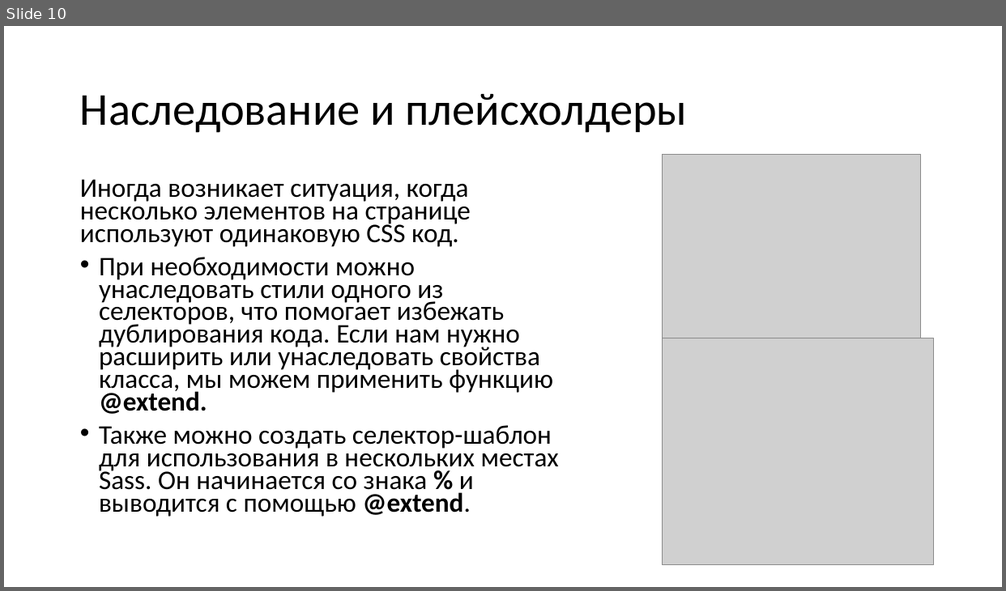
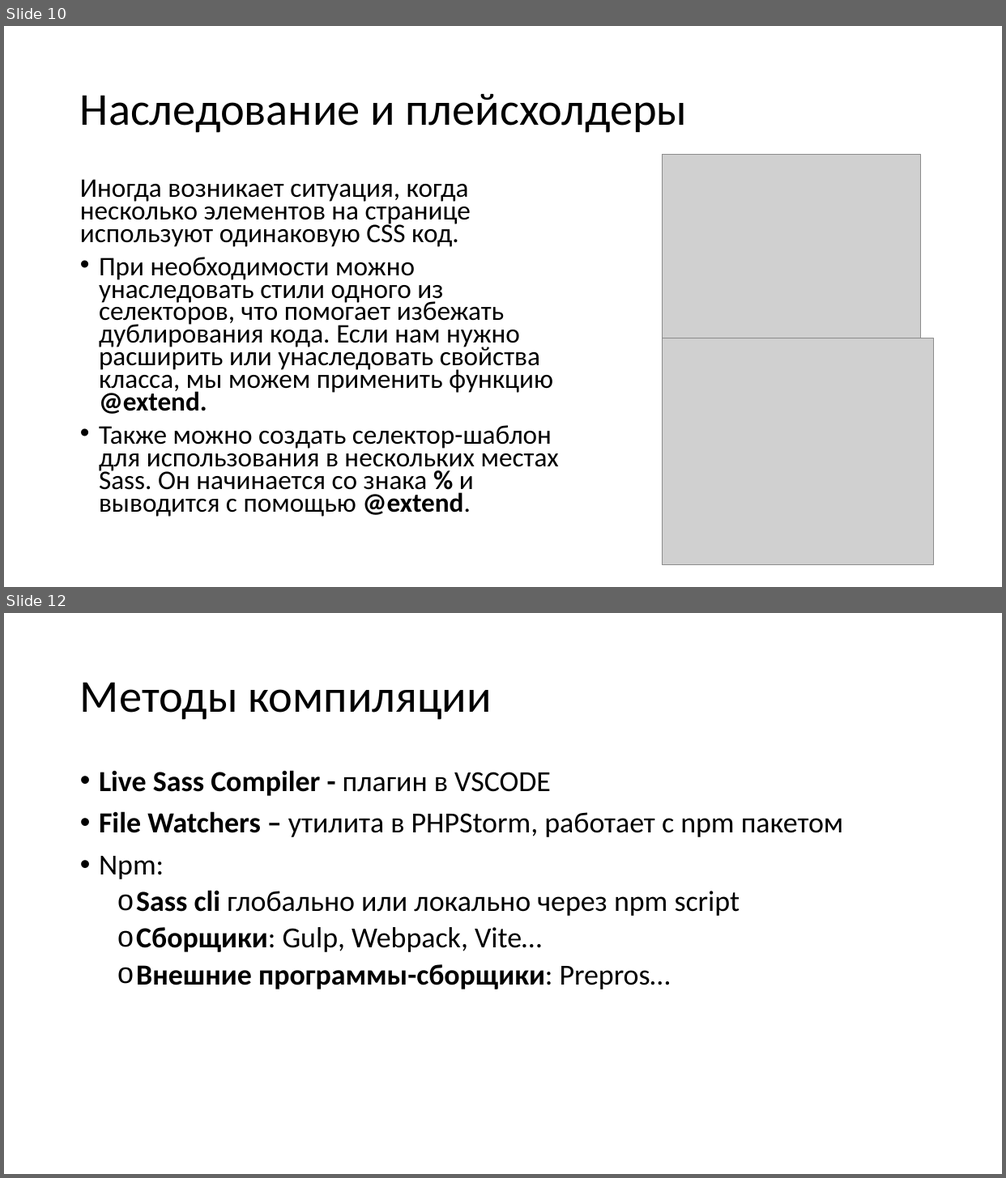
Before and after one commit to TalantRys/scss-study, a slide deck: sass.pptx. Shown one above the other, each under a label of ours: slide 10 before the commit, slides 10 and 12 after it; the slides between them are not shown. The pictures are 1006x591 and 1006x1178 pixels, drawn with LibreOffice and Linux fonts; fonts in the diff are those of the drawing; grey boxes stand for pictures. Boxes give left, top, right and bottom in pixels: in the first picture for what was removed or moved away, otherwise in the second. Text is boxed around its words. In the diff, an @@ line names an element or a change of style, - is before the commit and + after.

```diff
--- a/sass.pptx
+++ b/sass.pptx
@@ slide 12 added at (4, 613, 1002, 1174), background #FFFFFF @@
@@ title added at (80, 682, 491, 720), 44 pt, text #000000 @@
+Методы компиляции
@@ text added at (99, 770, 844, 990), 28 pt, text #000000 @@
+• Live Sass Compiler - плагин в VSCODE
+• File Watchers – утилита в PHPStorm, работает с npm пакетом
+• Npm:
+  o Sass cli глобально или локально через npm script
+  o Сборщики: Gulp, Webpack, Vite…
+  o Внешние программы-сборщики: Prepros…
```
Also in this commit, not shown: 1 slide changed, 1 other slide added.
